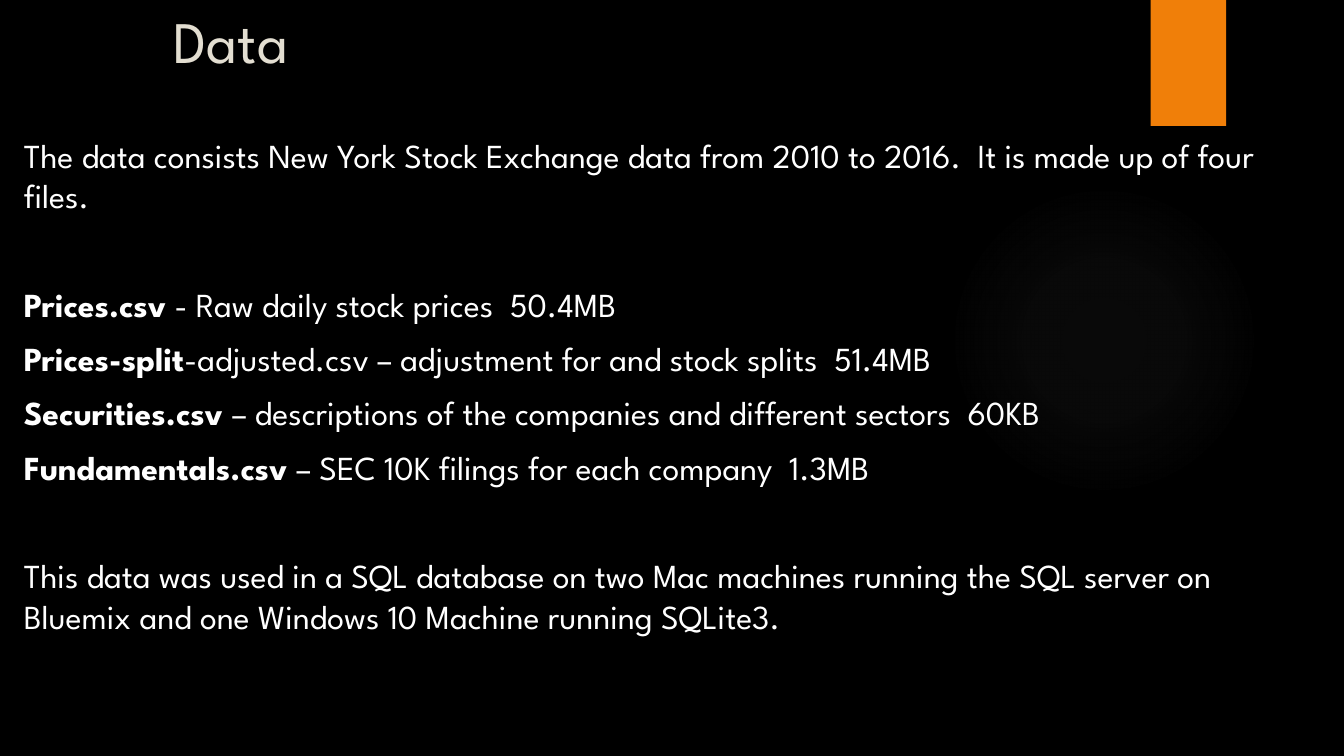
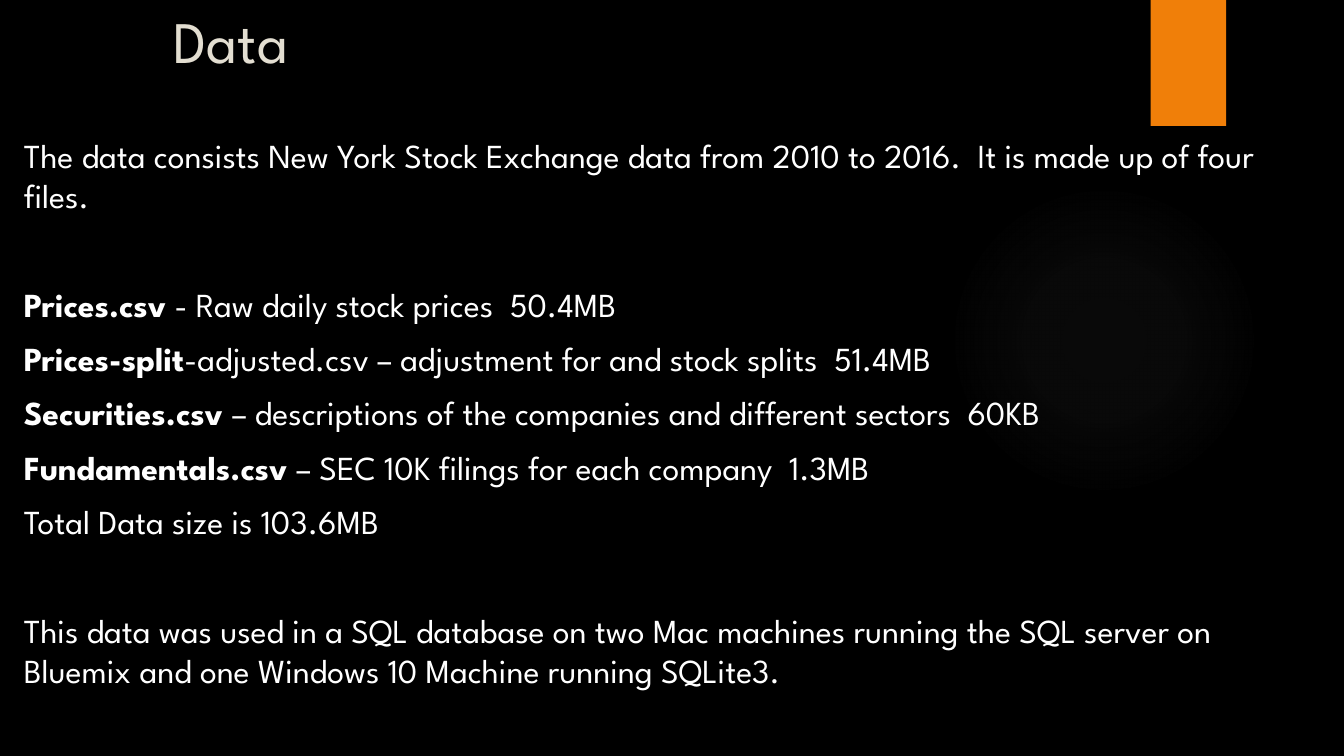
Before and after one commit to DSSMU/MSDS7330_Project, a slide deck: slide 3 of NYSE Analysis With MySQL.pptx. Drawn at 1344x756 pixels with LibreOffice and Linux fonts; fonts in the diff are those of the drawing; background and template pictures are left out. Boxes give left, top, right and bottom in pixels: in the first picture for what was removed or moved away, otherwise in the second. Text is boxed around its words. In the diff, an @@ line names an element or a change of style, - is before the commit and + after.

Commit message:
Added total data size.  Worth 7 points on grade

```diff
--- a/NYSE Analysis With MySQL.pptx
+++ b/NYSE Analysis With MySQL.pptx
@@ text at (x1=24, y1=511, x2=379, y2=535): paragraph added @@
+Total Data size is 103.6MB
```
